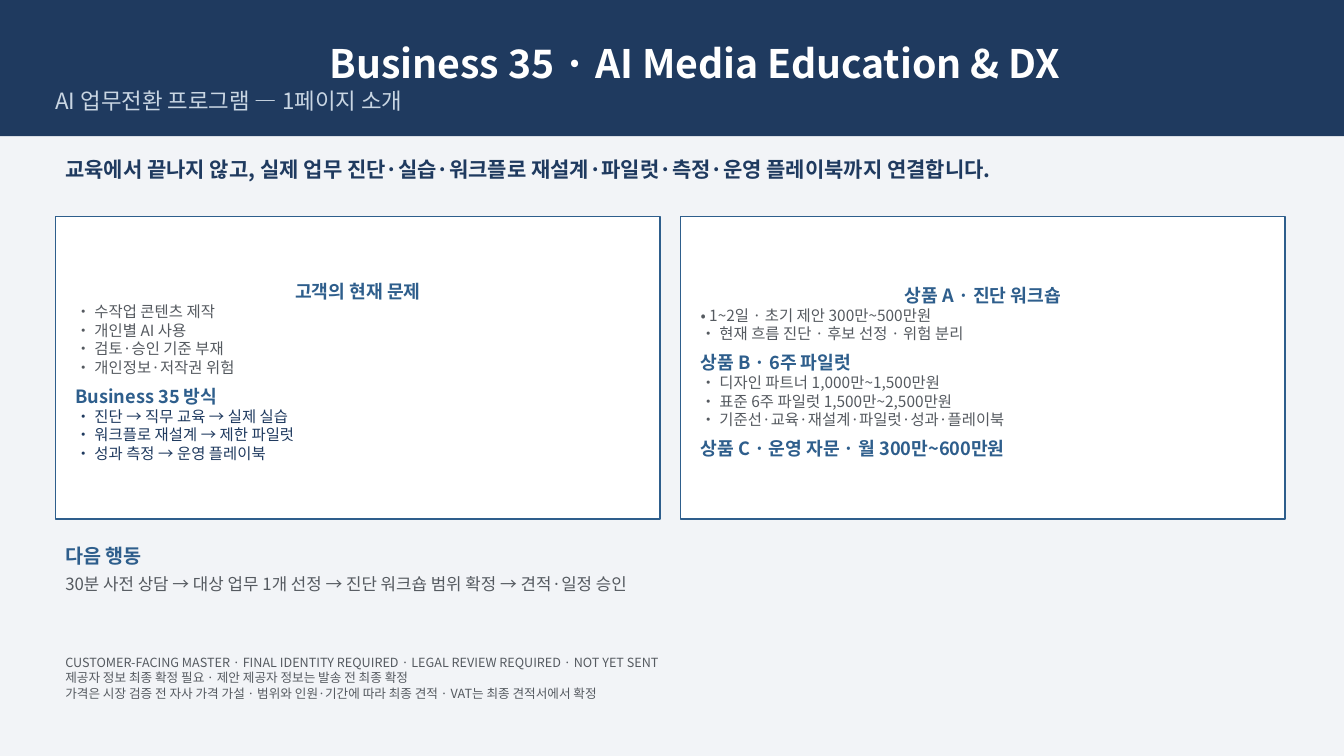
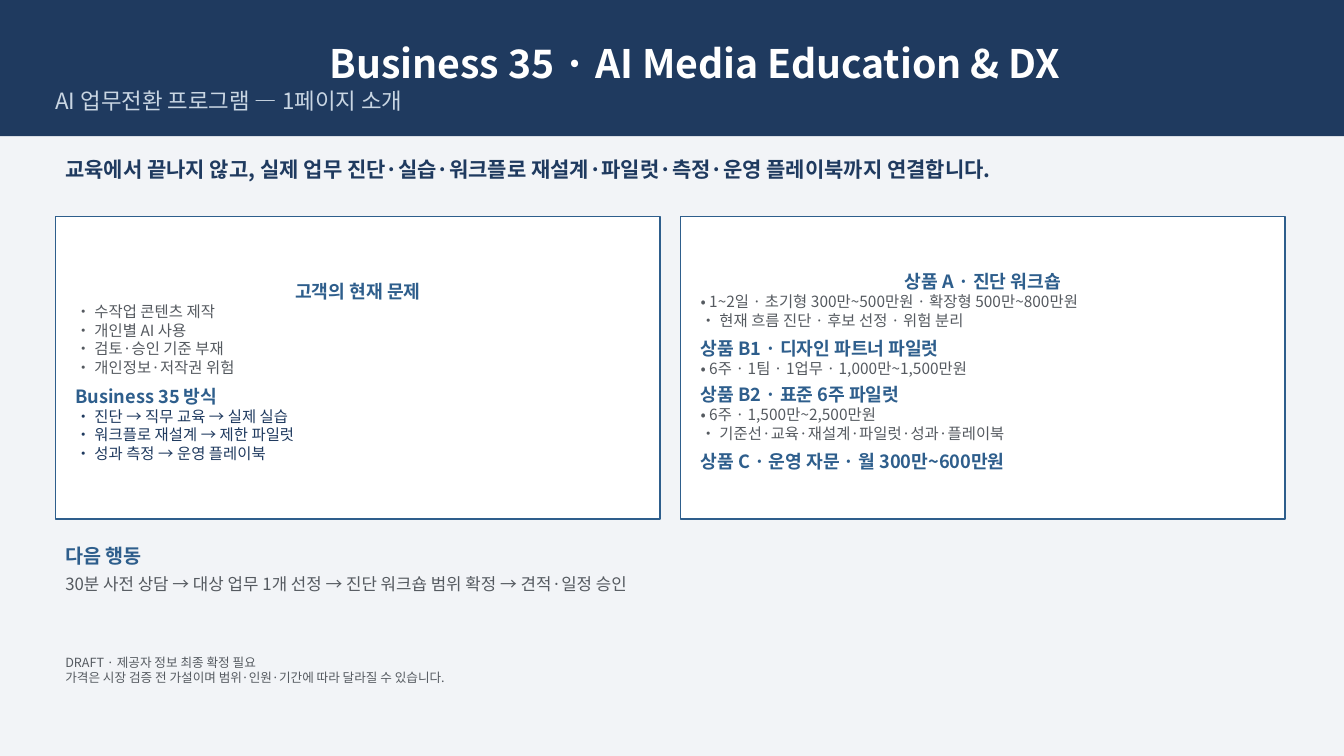
Before and after one commit to skerishKang/ai-revenue-lab, a slide deck: slide 1 of docs/commercial/business-35-ai-media-education-dx/customer-package/Business35_OnePage_Offer_Source.pptx. Drawn at 1344x756 pixels with LibreOffice and Linux fonts; fonts in the diff are those of the drawing. Boxes give left, top, right and bottom in pixels: in the first picture for what was removed or moved away, otherwise in the second. Text is boxed around its words. In the diff, an @@ line names an element or a change of style, - is before the commit and + after.

```diff
--- a/docs/commercial/business-35-ai-media-education-dx/customer-package/Business35_OnePage_Offer_Source.pptx
+++ b/docs/commercial/business-35-ai-media-education-dx/customer-package/Business35_OnePage_Offer_Source.pptx
@@ text in rectangle at <box>709,294,1078,308</box>: text changed @@
-• 1~2일 · 초기 제안 300만~500만원
+• 1~2일 · 초기형 300만~500만원 · 확장형 500만~800만원
@@ text in rectangle at <box>701,339,967,423</box>: text changed @@
-상품 B · 6주 파일럿
-• 디자인 파트너 1,000만~1,500만원
-• 표준 6주 파일럿 1,500만~2,500만원
+상품 B1 · 디자인 파트너 파일럿
+• 6주 · 1팀 · 1업무 · 1,000만~1,500만원
+상품 B2 · 표준 6주 파일럿
+• 6주 · 1,500만~2,500만원
@@ text at <box>65,656,445,683</box>: text changed @@
-CUSTOMER-FACING MASTER · FINAL IDENTITY REQUIRED · LEGAL REVIEW REQUIRED · NOT YET SENT
-제공자 정보 최종 확정 필요 · 제안 제공자 정보는 발송 전 최종 확정
-가격은 시장 검증 전 자사 가격 가설 · 범위와 인원·기간에 따라 최종 견적 · VAT는 최종 견적서에서 확정
+DRAFT · 제공자 정보 최종 확정 필요
+가격은 시장 검증 전 가설이며 범위·인원·기간에 따라 달라질 수 있습니다.
```
Also in this commit, not shown: 22 other files.
